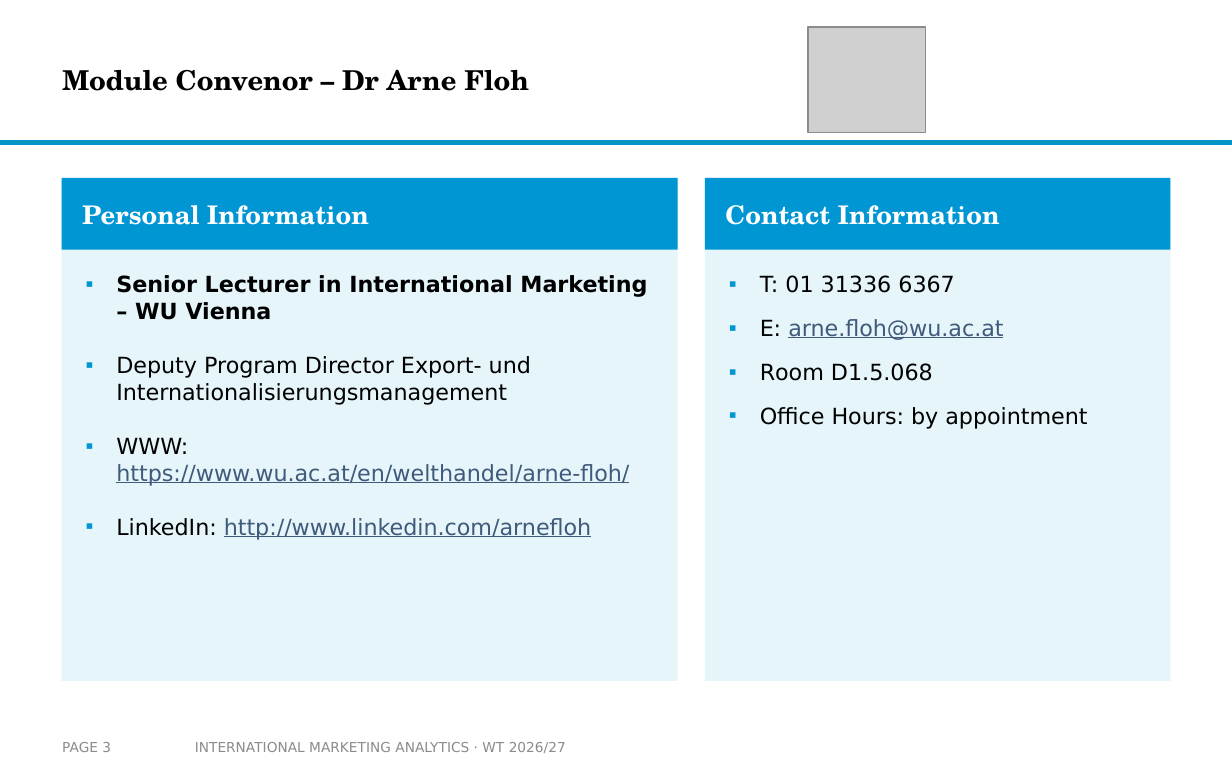
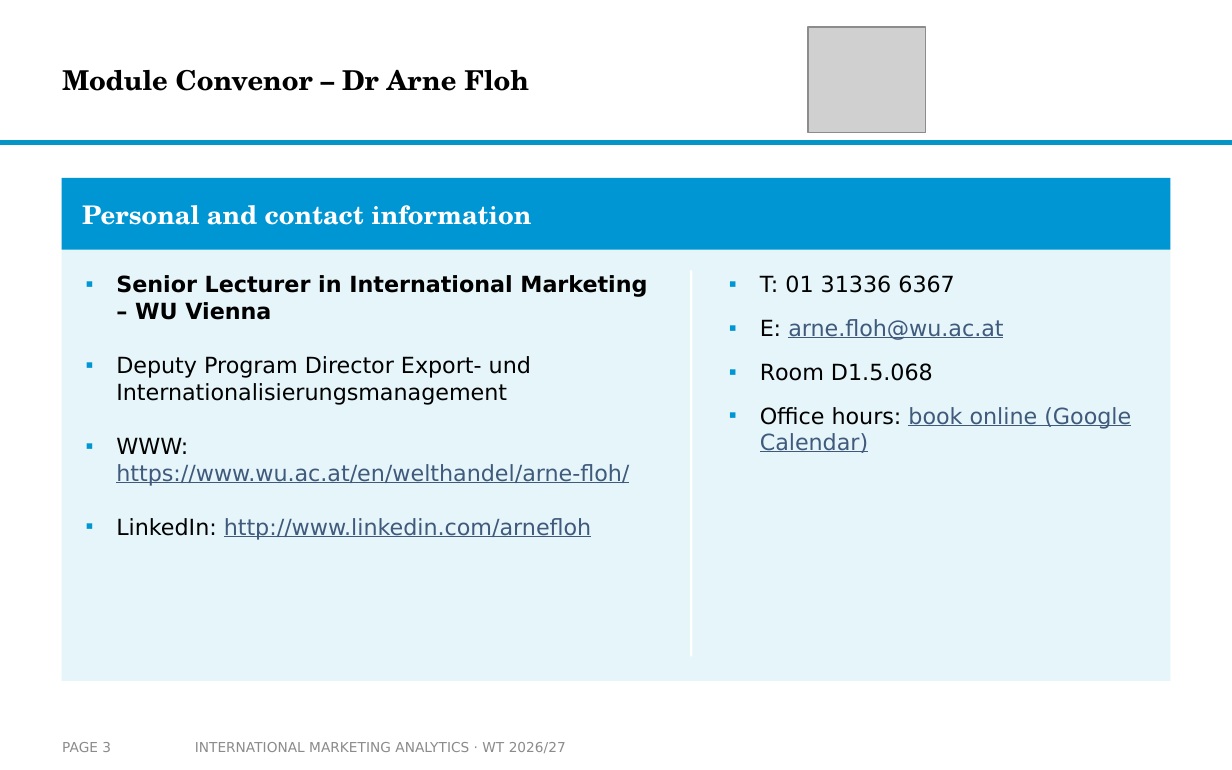
Before and after one commit to arnefloh-wu/International-Marketing-Analytics, a slide deck: slide 3 of slides/00a_course-content-and-style_WT26-27.pptx. Drawn at 1232x770 pixels with LibreOffice and Linux fonts; fonts in the diff are those of the drawing; grey boxes stand for pictures; background and template pictures are left out. Boxes give left, top, right and bottom in pixels: in the first picture for what was removed or moved away, otherwise in the second. Text is boxed around its words. In the diff, an @@ line names an element or a change of style, - is before the commit and + after.

```diff
--- a/slides/00a_course-content-and-style_WT26-27.pptx
+++ b/slides/00a_course-content-and-style_WT26-27.pptx
@@ rectangle "Personal and contact information": place and size @@
-rectangle "Personal and contact information" at bbox=[62, 177, 678, 249]
+rectangle "Personal and contact information" at bbox=[62, 177, 1170, 249]
@@ rectangle: place and size @@
-rectangle at bbox=[62, 177, 678, 680]
+rectangle at bbox=[62, 177, 1170, 680]
@@ rectangle removed at bbox=[705, 177, 1170, 680] @@
@@ rectangle removed at bbox=[705, 177, 1170, 249] @@
-Contact Information
@@ text in rectangle at bbox=[82, 205, 531, 225]: text changed @@
-Personal Information
+Personal and contact information
@@ rectangle added at bbox=[690, 270, 692, 655], fill #FFFFFF @@
@@ text at bbox=[760, 407, 1131, 453]: text changed; text colour #000000 to #405A7C @@
-▪ Office Hours: by appointment
+▪ Office hours: book online (Google Calendar)
```
Also in this commit, not shown: 6 other slides changed, 2 slides added, 5 slides removed, 23 other files.
